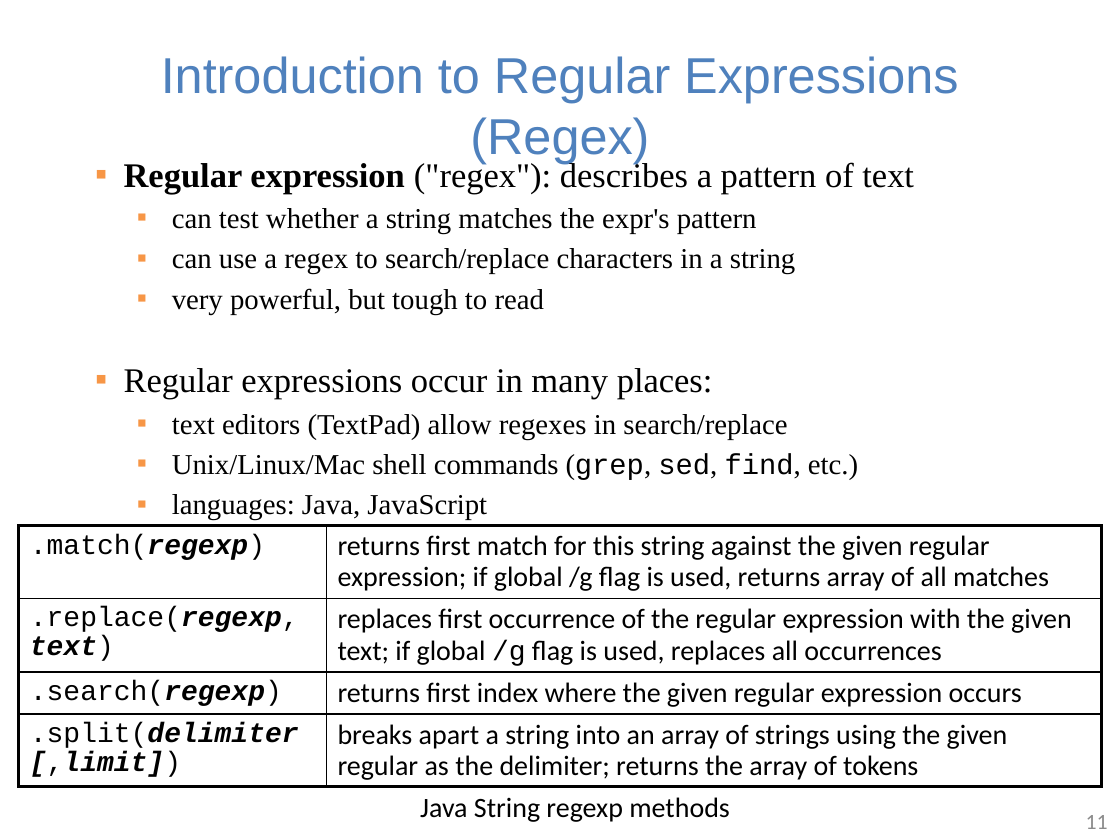
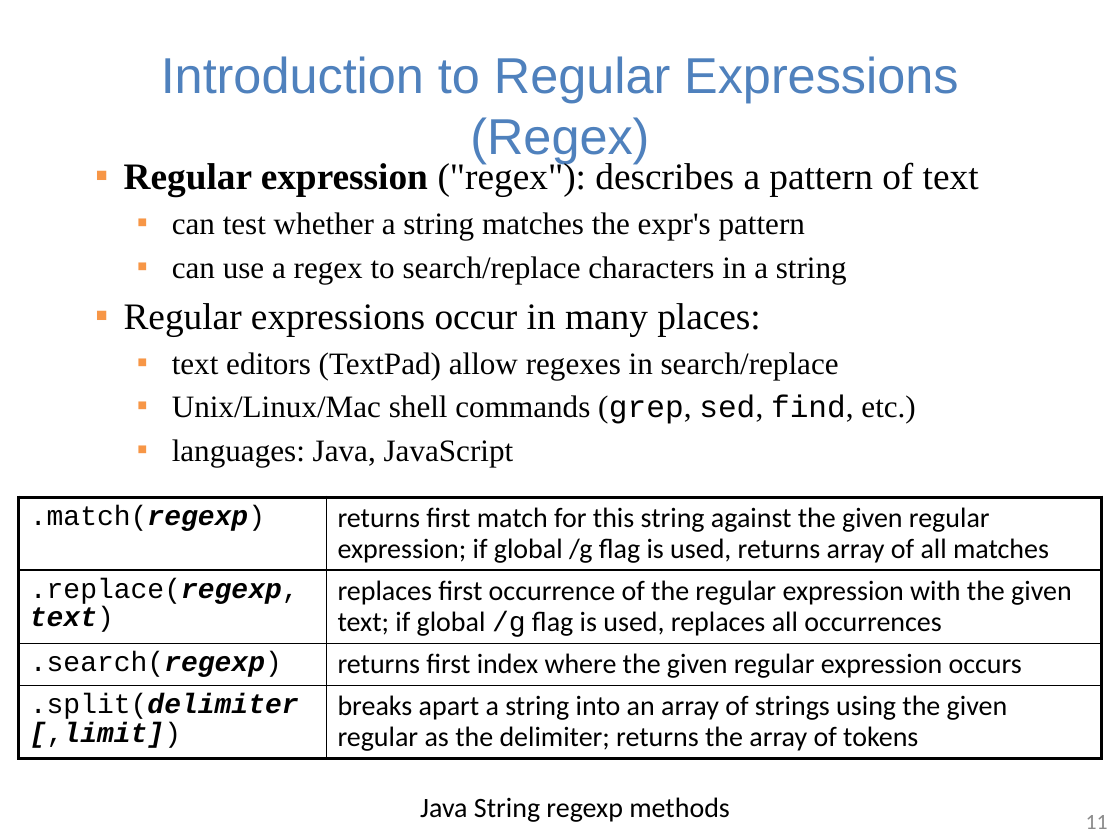
Before and after one commit to guhofstra/CSC111Fa25, a slide deck: slide 11 of PPTs/Lecture 4-string in java.pptx. Drawn at 1120x840 pixels with LibreOffice and Linux fonts; fonts in the diff are those of the drawing. Boxes give left, top, right and bottom in pixels: in the first picture for what was removed or moved away, otherwise in the second. Text is boxed around its words. In the diff, an @@ line names an element or a change of style, - is before the commit and + after.

```diff
--- a/PPTs/Lecture 4-string in java.pptx
+++ b/PPTs/Lecture 4-string in java.pptx
@@ text "Regular expression ("regex"): describes a ..." at box(124, 161, 979, 466): size 22.2 to 24 pt in "Regular expression ("regex"): describes a pattern of ...", "Regular expressions occur in many places:"; size 18.5 to 20 pt in "can test whether a string matches the ...", "can use a regex to search/replace characters ...", "text editors (TextPad) allow regexes in search/replace", "Unix/Linux/Mac shell commands (grep, sed, find, etc.)" and 1 more places @@
@@ text at box(172, 288, 544, 315): paragraph removed @@
-  ▪ very powerful, but tough to read
@@ table: place and size @@
-table at box(19, 525, 1102, 784)
+table at box(19, 497, 1102, 755)
```
Also in this commit, not shown: 19 other slides changed, 2 other files.
